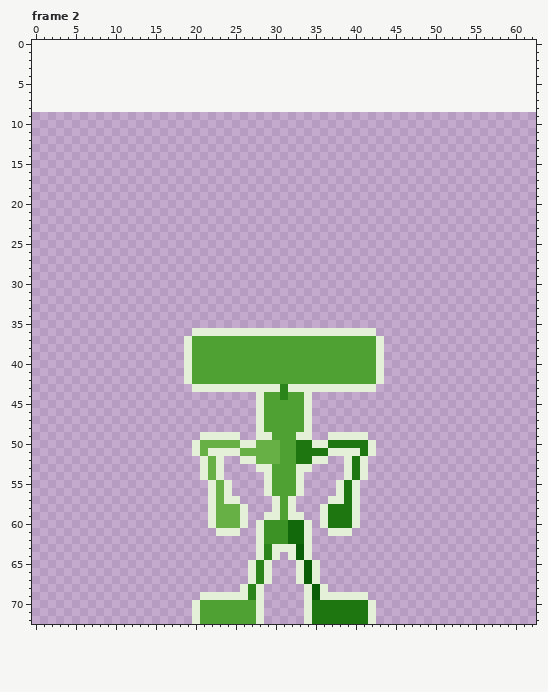
Pixel-art file, stored at cycle/npcs/basic_npcs.aseprite. The picture above is the old version.
63x64 pixels, 16 frames. Shown: frame 2. The old version is drawn lined up with the new one, on the new canvas. The commit also changed other frames, which this record leaves out.
After:
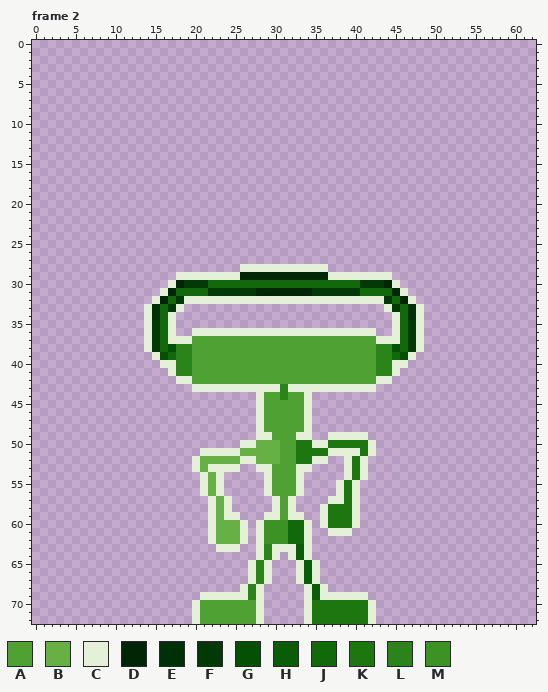
Palette (. is transparent): A #50a133  B #67b046  C #e4f0d8  D #002608  E #003008  F #013a07  G #045005  H #095d07  J #12690b  K #1d7610  L #2b8419  M #3c9224
Difference:
canvas 63x64 -> 63x73, the old top-left corner now at 0,9
Frame 2:
There is now colour B in row 52 at x 24 to 25; in row 62 at x 23 to 25.
The edit turns colour C into colour B in row 52 at x 21 and 23; in row 53 at x 21; in rows 55 to 56 at x 22; in row 61 at x 23 to 25.
There is now colour C in row 28 at x 26 to 36; in row 29 at x 18 to 25 and 37 to 44; in row 30 at x 17 and 45; in row 31 at x 16 and 46; in row 32 at x 15, 19 to 43 and 47; in row 33 at x 14, 18, 44 and 48.
There is now colour C in rows 34 to 36 at x 14, 17, 45 and 48; in row 37 at x 14, 17 to 18, 44 to 45 and 48; in row 38 at x 14 and 48; in row 39 at x 15 and 47; in row 40 at x 16 to 17 and 45 to 46; in row 41 at x 17 and 45.
There is now colour C in row 42 at x 18 and 44; in row 52 at x 20; in row 53 at x 20 and 24 to 25; in rows 55 to 56 at x 21; in rows 61 to 62 at x 22 and 26; in row 63 at x 23 to 25.
The edit turns colour B into colour C in row 51 at x 21; in row 53 at x 22; in rows 55 to 56 at x 23; in row 58 at x 24; in row 59 at x 24 to 25.
There is now colour D in row 29 at x 26 to 36; in row 30 at x 18 and 44; in row 31 at x 17, 28 to 34 and 45; in row 32 at x 16 and 46.
There is now colour E in rows 33 to 34 at x 15 and 47.
There is now colour F in row 30 at x 19 to 21 and 41 to 43; in row 31 at x 22 to 27 and 35 to 40; in row 32 at x 18 and 44; in row 33 at x 17 and 45; in rows 35 to 38 at x 15 and 47.
There is now colour G in row 38 at x 17 and 45; in row 39 at x 16 and 46.
There is now colour J in row 30 at x 22 to 40; in row 31 at x 18 to 21 and 41 to 44; in row 32 at x 17 and 45; in rows 33 to 38 at x 16 and 46; in row 39 at x 17 and 45.
There is now colour L in rows 38 to 41 at x 18 and 44.
The edit turns colour C into colour L in rows 38 to 41 at x 19 and 43.
Colour B is gone in row 50 at x 21 to 25; in row 58 at x 25.
Colour C is gone in row 49 at x 21 to 25; in rows 50 to 51 at x 20; in rows 55 to 56 at x 24; in row 57 at x 25; in rows 58 to 59 at x 26.
Pixel boxes of the changes (left, top, right, bottom) in both pictures:
changed: (144, 264, 424, 384)
changed: (192, 432, 248, 552)
